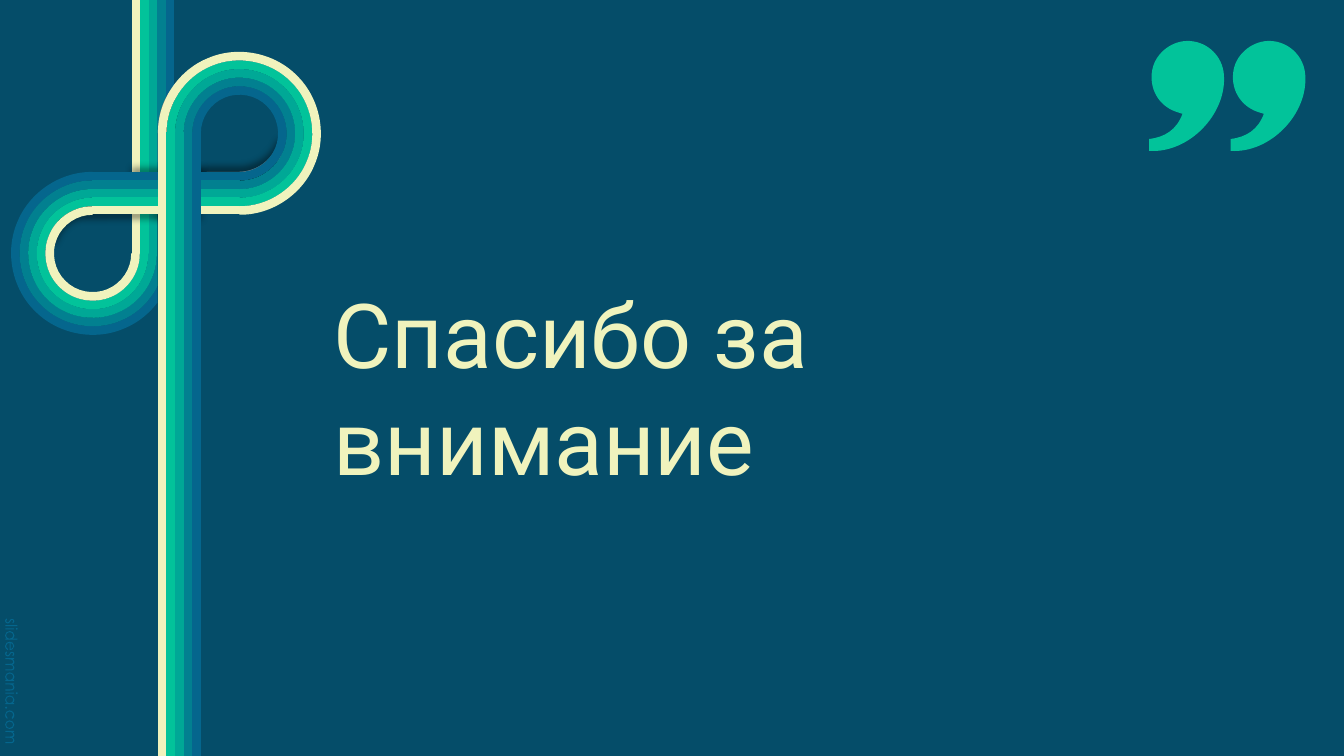
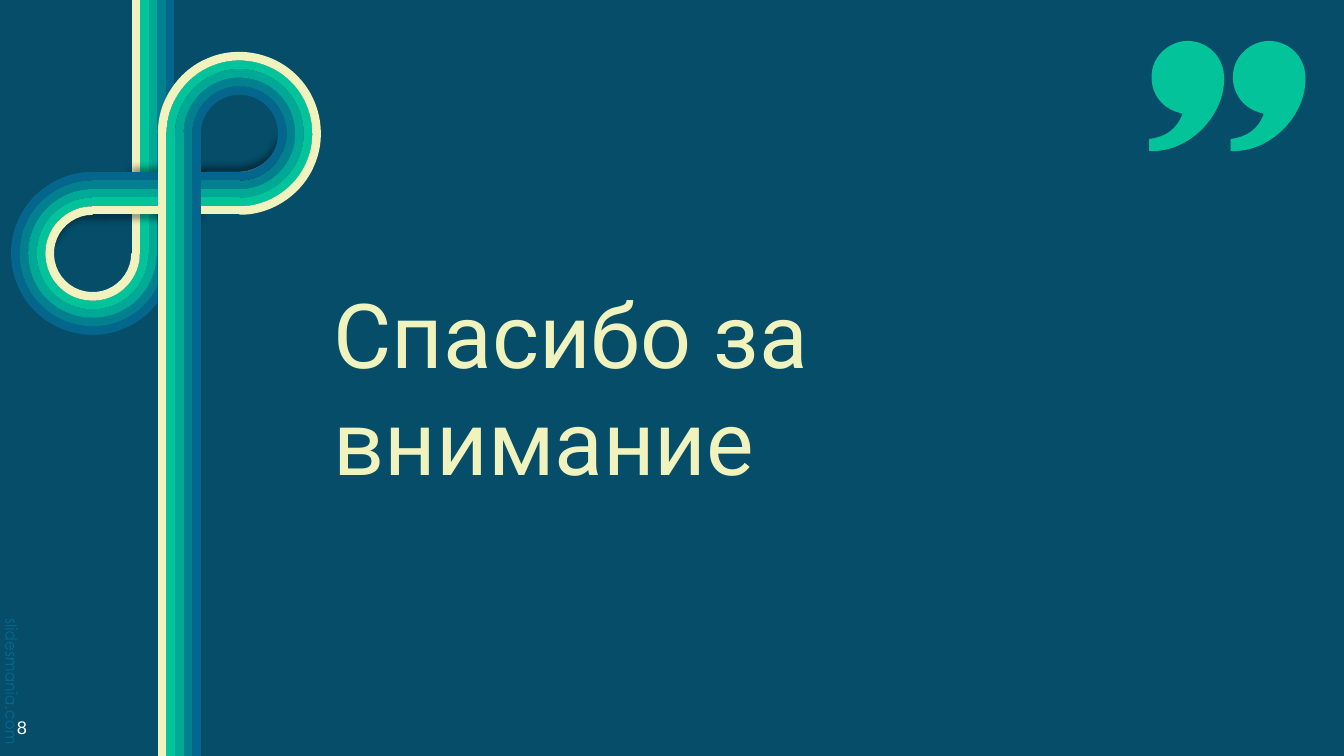
Before and after one commit to Tyhyqo/Cosmocat, a slide deck: slide 8 of Кошка.pptx (slide 9 before the commit). Drawn at 1344x756 pixels with LibreOffice and Linux fonts; fonts in the diff are those of the drawing; background and template pictures are left out. Boxes give left, top, right and bottom in pixels: in the first picture for what was removed or moved away, otherwise in the second. Text is boxed around its words. In the diff, an @@ line names an element or a change of style, - is before the commit and + after.

```diff
--- a/Кошка.pptx
+++ b/Кошка.pptx
@@ page number added at [17, 721, 27, 734], 13 pt, text #FFFFFF @@
+8
```
Also in this commit, not shown: 6 other slides changed, 1 slide added, 2 slides removed.
